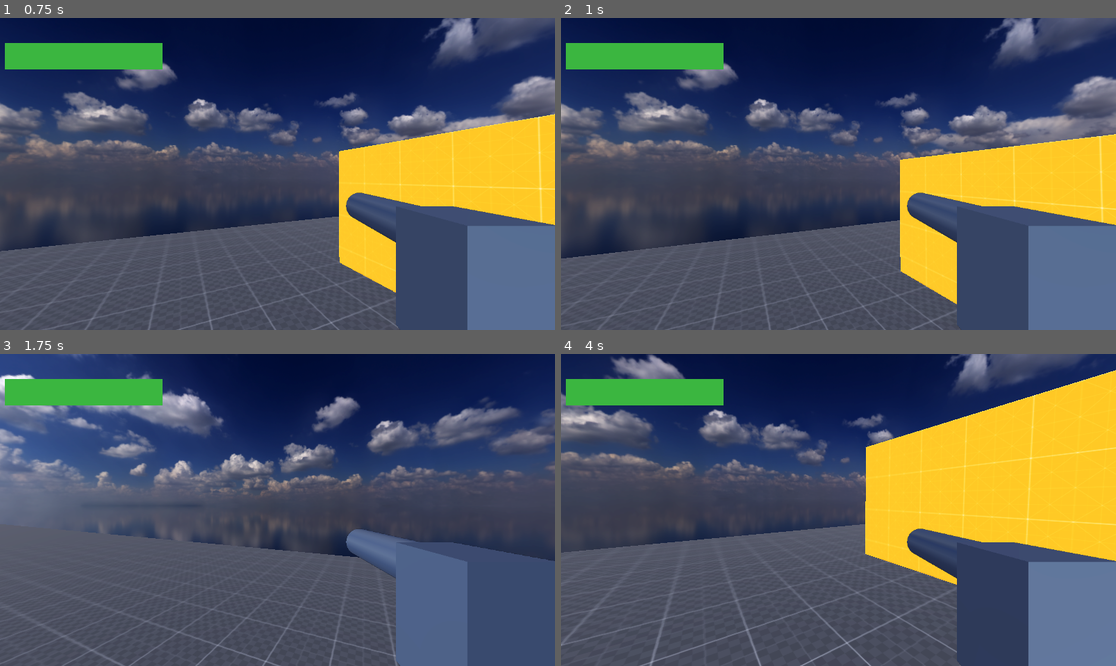
Above: before the commit, frames 1-4 (two rows, left to right).
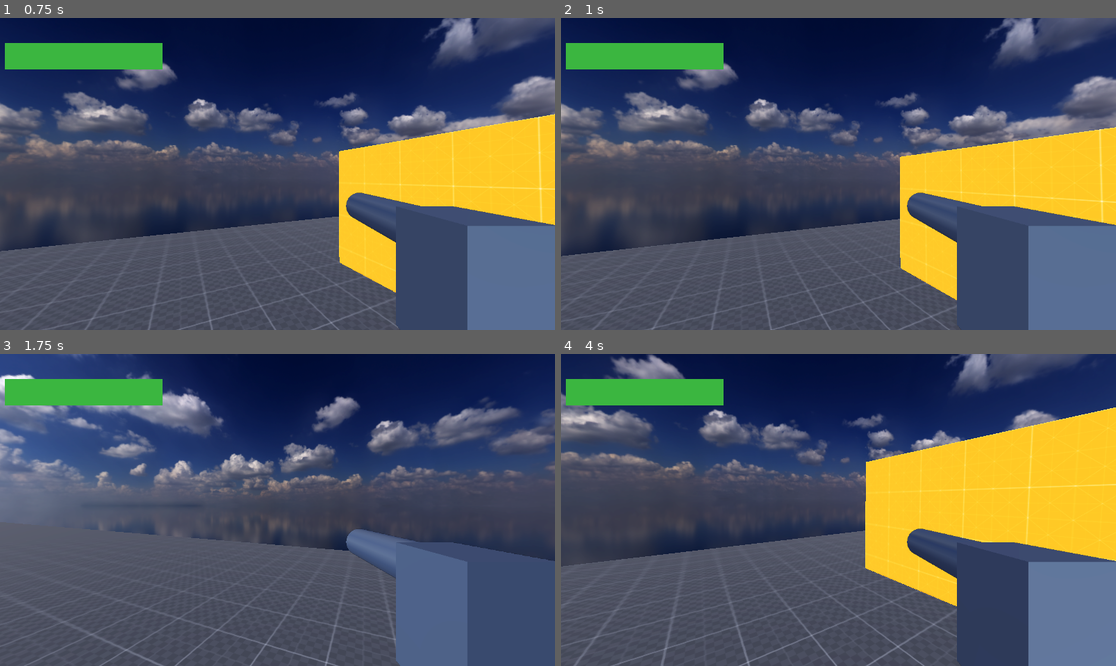
Above: after the commit, the same moments.

Repository: Inquisitor718/MadCow
Game: Godot game, scene res://scenes/main.tscn
Two runs of this game, one before a commit and one after it. Both use one fixed random seed, a clock stepped at 60 frames per second and the inputs below.
Inputs (mouse positions are in pixels of both pictures, inside the frame that each line leads up to):
- Up to frame 1 (0.75 s): tap Enter (ui_accept) at 0.5 s; move the mouse to (305, 174) at 0.52 s; hold V (Weapon_Up) from 0.53 s (still down); hold Ctrl (crouch) from 0.53 s (still down)
- Up to frame 2 (1 s): keep holding V (Weapon_Up); keep holding Ctrl (crouch); tap Space (jump) at 0.77 s; tap Shift (sprint) at 0.8 s
- Up to frame 3 (1.75 s): keep holding V (Weapon_Up); tap Space (jump) at 1.07, 1.52 s; move the mouse to (249, 510) at 1.27 s; release Ctrl (crouch) at 1.28 s; tap Shift (sprint) at 1.35 s; tap Enter (ui_accept) at 1.55 s
- Up to frame 4 (4 s): keep holding V (Weapon_Up); tap Space (jump) at 1.82, 2.3, 2.85, 3.02, 3.32, 3.77 s; move the mouse to (849, 503) at 2.02 s; tap Enter (ui_accept) at 2.1 s; move the mouse to (832, 516) at 2.77 s; tap Ctrl (crouch) at 3.05 s; move the mouse to (877, 513) at 3.52 s; press the mouse at (877, 513) at 3.53 s; tap Shift (sprint) at 3.8 s

Frame 1 is identical in both runs. In frame 2, 1.9% of the frame differs, in the area x 0-100%, y 34-100%; in frame 3, 1.4%; in frame 4, 8.2%, in the area x 0-100%, y 5-100%.
Error in both runs: Invalid access to property or key 'velocity_computed' on a base object of type 'null instance'. (res://scripts/enemy.gd:21)

Commit message:
Added Hopping

Diff:
--- a/madcow-decease/scenes/player_S_.tscn
+++ b/madcow-decease/scenes/player_S_.tscn
@@ -7,6 +7,45 @@
 [ext_resource type="Resource" uid="uid://cx5gjyikfb4nk" path="res://assets/weapon_resources/revolver.tres" id="4_w0gdg"]
 
 [sub_resource type="CapsuleShape3D" id="CapsuleShape3D_cvnsp"]
+
+[sub_resource type="Animation" id="Animation_v7hu7"]
+length = 0.001
+tracks/0/type = "value"
+tracks/0/imported = false
+tracks/0/enabled = true
+tracks/0/path = NodePath("Revolver:position")
+tracks/0/interp = 1
+tracks/0/loop_wrap = true
+tracks/0/keys = {
+"times": PackedFloat32Array(0),
+"transitions": PackedFloat32Array(1),
+"update": 0,
+"values": [Vector3(0.0178347, -1.33485, 0.000116378)]
+}
+tracks/1/type = "value"
+tracks/1/imported = false
+tracks/1/enabled = true
+tracks/1/path = NodePath("Revolver:visible")
+tracks/1/interp = 1
+tracks/1/loop_wrap = true
+tracks/1/keys = {
+"times": PackedFloat32Array(0),
+"transitions": PackedFloat32Array(1),
+"update": 1,
+"values": [false]
+}
+tracks/2/type = "value"
+tracks/2/imported = false
+tracks/2/enabled = true
+tracks/2/path = NodePath("Revolver:rotation")
+tracks/2/interp = 1
+tracks/2/loop_wrap = true
+tracks/2/keys = {
+"times": PackedFloat32Array(0),
+"transitions": PackedFloat32Array(1),
+"update": 0,
+"values": [Vector3(0, -3.14159, 0)]
+}
 
 [sub_resource type="Animation" id="Animation_aj78o"]
 resource_name = "RevolverActivate"
@@ -48,43 +87,32 @@
 "values": [Vector3(0, 0, 0), Vector3(0, 3.14159, 0)]
 }
 
-[sub_resource type="Animation" id="Animation_v7hu7"]
-length = 0.001
-tracks/0/type = "value"
-tracks/0/imported = false
-tracks/0/enabled = true
-tracks/0/path = NodePath("Revolver:position")
-tracks/0/interp = 1
-tracks/0/loop_wrap = true
-tracks/0/keys = {
-"times": PackedFloat32Array(0),
-"transitions": PackedFloat32Array(1),
-"update": 0,
-"values": [Vector3(0.0178347, -1.33485, 0.000116378)]
-}
-tracks/1/type = "value"
-tracks/1/imported = false
-tracks/1/enabled = true
-tracks/1/path = NodePath("Revolver:visible")
-tracks/1/interp = 1
-tracks/1/loop_wrap = true
-tracks/1/keys = {
-"times": PackedFloat32Array(0),
-"transitions": PackedFloat32Array(1),
-"update": 1,
-"values": [false]
-}
-tracks/2/type = "value"
-tracks/2/imported = false
-tracks/2/enabled = true
-tracks/2/path = NodePath("Revolver:rotation")
-tracks/2/interp = 1
-tracks/2/loop_wrap = true
-tracks/2/keys = {
-"times": PackedFloat32Array(0),
-"transitions": PackedFloat32Array(1),
-"update": 0,
-"values": [Vector3(0, -3.14159, 0)]
+[sub_resource type="Animation" id="Animation_jdn2x"]
+resource_name = "RevolverReload"
+length = 3.0
+tracks/0/type = "value"
+tracks/0/imported = false
+tracks/0/enabled = true
+tracks/0/path = NodePath("Revolver:position")
+tracks/0/interp = 1
+tracks/0/loop_wrap = true
+tracks/0/keys = {
+"times": PackedFloat32Array(0, 1.5, 3),
+"transitions": PackedFloat32Array(1, 1, 1),
+"update": 0,
+"values": [Vector3(0.329511, -0.280136, -0.370283), Vector3(0.329511, -0.915973, -0.370283), Vector3(0.329511, -0.280136, -0.370283)]
+}
+tracks/1/type = "value"
+tracks/1/imported = false
+tracks/1/enabled = true
+tracks/1/path = NodePath("Revolver:rotation")
+tracks/1/interp = 1
+tracks/1/loop_wrap = true
+tracks/1/keys = {
+"times": PackedFloat32Array(0, 1.5, 3),
+"transitions": PackedFloat32Array(1, 1, 1),
+"update": 0,
+"values": [Vector3(0, 3.14159, 0), Vector3(3.14159, 3.14159, 0), Vector3(0, 3.14159, 0)]
 }
 
 [sub_resource type="Animation" id="Animation_lk2ay"]
@@ -113,34 +141,6 @@
 "transitions": PackedFloat32Array(1, 1, 1),
 "update": 0,
 "values": [Vector3(0, 3.14159, 0), Vector3(-0.174533, 3.14159, 0), Vector3(0, 3.14159, 0)]
-}
-
-[sub_resource type="Animation" id="Animation_jdn2x"]
-resource_name = "RevolverReload"
-length = 3.0
-tracks/0/type = "value"
-tracks/0/imported = false
-tracks/0/enabled = true
-tracks/0/path = NodePath("Revolver:position")
-tracks/0/interp = 1
-tracks/0/loop_wrap = true
-tracks/0/keys = {
-"times": PackedFloat32Array(0, 1.5, 3),
-"transitions": PackedFloat32Array(1, 1, 1),
-"update": 0,
-"values": [Vector3(0.329511, -0.280136, -0.370283), Vector3(0.329511, -0.915973, -0.370283), Vector3(0.329511, -0.280136, -0.370283)]
-}
-tracks/1/type = "value"
-tracks/1/imported = false
-tracks/1/enabled = true
-tracks/1/path = NodePath("Revolver:rotation")
-tracks/1/interp = 1
-tracks/1/loop_wrap = true
-tracks/1/keys = {
-"times": PackedFloat32Array(0, 1.5, 3),
-"transitions": PackedFloat32Array(1, 1, 1),
-"update": 0,
-"values": [Vector3(0, 3.14159, 0), Vector3(3.14159, 3.14159, 0), Vector3(0, 3.14159, 0)]
 }
 
 [sub_resource type="AnimationLibrary" id="AnimationLibrary_lk2ay"]
@@ -178,7 +178,7 @@
 [node name="rig" type="Node3D" parent="Head/Camera3D/W_Manager"]
 
 [node name="Revolver" parent="Head/Camera3D/W_Manager/rig" instance=ExtResource("2_aj78o")]
-transform = Transform3D(-1, 0, -1.50996e-07, 0, 1, 0, 1.50996e-07, 0, -1, 0.0178347, -1.33485, 0.000116378)
+transform = Transform3D(-1, 0, -2.53518e-06, 0, 1, 0, 2.53518e-06, 0, -1, 0.0178347, -1.33485, 0.000116378)
 visible = false
 
 [node name="AnimationPlayer" type="AnimationPlayer" parent="Head/Camera3D/W_Manager/rig"]
@@ -191,6 +191,51 @@
 transform = Transform3D(1, 0, 0, 0, 1, 0, 0, 0, 1, 0.330302, -0.110232, -0.826832)
 
 [node name="CanvasLayer" type="CanvasLayer" parent="."]
+
+[node name="SubViewportContainer" type="SubViewportContainer" parent="CanvasLayer"]
+offset_right = 40.0
+offset_bottom = 40.0
+
+[node name="SubViewport" type="SubViewport" parent="CanvasLayer/SubViewportContainer"]
+transparent_bg = true
+handle_input_locally = false
+size = Vector2i(1152, 648)
+render_target_update_mode = 4
+
+[node name="GunCam" type="Camera3D" parent="CanvasLayer/SubViewportContainer/SubViewport"]
+transform = Transform3D(1, 0, 0, 0, 1, 0, 0, 0, 1, 0, 0.845099, 0)
+cull_mask = 2
+
+[node name="GunCounter" type="VBoxContainer" parent="CanvasLayer"]
+offset_right = 40.0
+offset_bottom = 40.0
+
+[node name="WeaponInfo" type="HBoxContainer" parent="CanvasLayer/GunCounter"]
+layout_mode = 2
+
+[node name="Label" type="Label" parent="CanvasLayer/GunCounter/WeaponInfo"]
+layout_mode = 2
+
+[node name="Label2" type="Label" parent="CanvasLayer/GunCounter/WeaponInfo"]
+layout_mode = 2
+
+[node name="AmmoInfo" type="HBoxContainer" parent="CanvasLayer/GunCounter"]
+layout_mode = 2
+
+[node name="Label" type="Label" parent="CanvasLayer/GunCounter/AmmoInfo"]
+layout_mode = 2
+
+[node name="Label2" type="Label" parent="CanvasLayer/GunCounter/AmmoInfo"]
+layout_mode = 2
+
+[node name="StackInfo" type="HBoxContainer" parent="CanvasLayer/GunCounter"]
+layout_mode = 2
+
+[node name="Label" type="Label" parent="CanvasLayer/GunCounter/StackInfo"]
+layout_mode = 2
+
+[node name="Label2" type="Label" parent="CanvasLayer/GunCounter/StackInfo"]
+layout_mode = 2
 
 [node name="HealthBar" type="ProgressBar" parent="CanvasLayer"]
 offset_left = 10.0
@@ -202,49 +247,4 @@
 value = 100.0
 show_percentage = false
 
-[node name="SubViewportContainer" type="SubViewportContainer" parent="CanvasLayer"]
-offset_right = 40.0
-offset_bottom = 40.0
-
-[node name="SubViewport" type="SubViewport" parent="CanvasLayer/SubViewportContainer"]
-transparent_bg = true
-handle_input_locally = false
-size = Vector2i(1152, 648)
-render_target_update_mode = 4
-
-[node name="GunCam" type="Camera3D" parent="CanvasLayer/SubViewportContainer/SubViewport"]
-transform = Transform3D(1, 0, 0, 0, 1, 0, 0, 0, 1, 0, 0.845099, 0)
-cull_mask = 2
-
-[node name="GunCounter" type="VBoxContainer" parent="CanvasLayer"]
-offset_right = 40.0
-offset_bottom = 40.0
-
-[node name="WeaponInfo" type="HBoxContainer" parent="CanvasLayer/GunCounter"]
-layout_mode = 2
-
-[node name="Label" type="Label" parent="CanvasLayer/GunCounter/WeaponInfo"]
-layout_mode = 2
-
-[node name="Label2" type="Label" parent="CanvasLayer/GunCounter/WeaponInfo"]
-layout_mode = 2
-
-[node name="AmmoInfo" type="HBoxContainer" parent="CanvasLayer/GunCounter"]
-layout_mode = 2
-
-[node name="Label" type="Label" parent="CanvasLayer/GunCounter/AmmoInfo"]
-layout_mode = 2
-
-[node name="Label2" type="Label" parent="CanvasLayer/GunCounter/AmmoInfo"]
-layout_mode = 2
-
-[node name="StackInfo" type="HBoxContainer" parent="CanvasLayer/GunCounter"]
-layout_mode = 2
-
-[node name="Label" type="Label" parent="CanvasLayer/GunCounter/StackInfo"]
-layout_mode = 2
-
-[node name="Label2" type="Label" parent="CanvasLayer/GunCounter/StackInfo"]
-layout_mode = 2
-
 [connection signal="animation_finished" from="Head/Camera3D/W_Manager/rig/AnimationPlayer" to="Head/Camera3D/W_Manager" method="_on_animation_player_animation_finished"]
--- a/madcow-decease/scripts/Player_S.gd
+++ b/madcow-decease/scripts/Player_S.gd
@@ -5,22 +5,12 @@
 @onready var gun_cam: Camera3D = $CanvasLayer/SubViewportContainer/SubViewport/GunCam
 
 var direction = Vector3.ZERO
+
 var on_floor := true
 
-# Health System
-@export var health = 100
+#health system
+@export var health =  100
 
-func dmg(amount):
-	health = max(0, health - amount)
-	$CanvasLayer/HealthBar.value = health
-	if health <= 0:
-		die()
-
-func die():
-	print("Player died!")
-	# You can add logic like: `queue_free()`, respawn, etc.
-
-# Speed Vars
 var speed_now = 5.0
 @export var speed_walk = 5.0
 @export var speed_sprint = 10.0
@@ -28,41 +18,65 @@
 const JUMP_VELOCITY = 4.5
 
 @export var mouse_sens = 0.4
+
 @export var lerp_speed = 10.0
+
+#crouch_depth = -0.64 * pcap.shape.height
 @export var dcrouch_speed = 4.0
 @export var ucrouch_speed = 6.5
 @onready var pcap = $CollisionShape3D
 
-# Bobbing Vars
+#bobbing vars
 @export var bob_timer := 0.0
 @export var bob_amplitude := 0.1
-@export var wbob_freq := 5.0
-@export var sbob_freq := 8.0
-@export var cbob_freq := 2.0
+@export var wbob_freq := 10.0
+@export var sbob_freq := 15.0
+@export var cbob_freq := 5.0
 @export var default_pos := Vector3.ZERO
 
-# Jumping Bob Vars
+#jumoing bob vars
 @export var lbob_offset = 0.0
 @export var land_v_min = -3.0
-@export var lbob_ampscl = 0.02
+@export var lbob_ampscl = 0.025
 
+#health system function for damage
+func dmg(HP):
+	if HP < health:
+		health -= HP
+	else:
+		health = 0
+	$CanvasLayer/HealthBar.value = health
+	if health < 0:
+		die()
+
+func die():
+	pass
+
+#mouse movement
 func _ready():
 	Input.set_mouse_mode(Input.MOUSE_MODE_CAPTURED)
 	default_pos = head.position
+
 	var mainenv = main_cam.get_environment()
 	gun_cam.set_environment(mainenv)
 
+
 func _input(event):
 	if event is InputEventMouseMotion:
-		rotate_y(deg_to_rad(event.relative.x * -mouse_sens))
-		head.rotate_x(deg_to_rad(event.relative.y * -mouse_sens))
+		rotate_y(deg_to_rad((event.relative.x) * mouse_sens * -1))
+		head.rotate_x(deg_to_rad((event.relative.y) * mouse_sens *-1))
 		head.rotation.x = clamp(head.rotation.x, deg_to_rad(-89), deg_to_rad(89))
 
-func _process(_delta):
+
+func _process(delta):
 	gun_cam.global_transform = main_cam.global_transform
 
+
 func _physics_process(delta: float) -> void:
-	# Crouch / Sprint
+
+
+
+# movement states
 	if Input.is_action_pressed("crouch"):
 		pcap.shape.height -= dcrouch_speed * delta
 		pcap.shape.height = clamp(pcap.shape.height, 0.72 , 2)
@@ -71,22 +85,27 @@
 		pcap.shape.height += ucrouch_speed * delta
 		pcap.shape.height = clamp(pcap.shape.height, 0.72, 2)
 		if abs(pcap.shape.height - 2.0) < 0.01:
-			if Input.is_action_pressed("sprint") and is_on_floor():
+			if Input.is_action_pressed("sprint") && is_on_floor():
 				speed_now = speed_sprint
 			else:
 				speed_now = speed_walk
 
-	# Gravity
+
+	# Add the gravity.
 	if not is_on_floor():
 		velocity += get_gravity() * delta
 
-	# Jump
-	if Input.is_action_just_pressed("ui_accept") and is_on_floor():
-		velocity.y = JUMP_VELOCITY
-
-	# Direction
+	# Handle jump.
+	if  is_on_floor():
+		if Input.is_action_just_pressed("ui_accept"):
+			velocity.y = JUMP_VELOCITY
+	else:
+		if Input.is_action_just_released("jump"):
+			velocity.y *= 0.5
+	# Get the input direction and handle the movement/deceleration.
+	# As good practice, you should replace UI actions with custom gameplay actions.
 	var input_dir := Input.get_vector("left", "right", "forward", "backward")
-	direction = lerp(direction, (transform.basis * Vector3(input_dir.x, 0, input_dir.y)).normalized(), delta * lerp_speed)
+	direction = lerp(direction , (transform.basis * Vector3(input_dir.x, 0, input_dir.y)).normalized() , delta * lerp_speed)
 	if direction:
 		velocity.x = direction.x * speed_now
 		velocity.z = direction.z * speed_now
@@ -94,7 +113,7 @@
 		velocity.x = move_toward(velocity.x, 0, speed_now)
 		velocity.z = move_toward(velocity.z, 0, speed_now)
 
-	#head bobbing
+#head bobbing
 	var is_mov = input_dir.length() > 0.01 and is_on_floor()
 	#keeps bob movement smooth for long runtimes by limiting value of bob_timer to principle values
 
@@ -114,10 +133,12 @@
 		head.position.x = lerp(head.position.x, default_pos.x, delta * lerp_speed)
 
 
-
 	move_and_slide()
 
-	# Landing detection and bob offset
+
+
+
+	# Landing detection and land offset {need to fix}
 	var just_landed = not on_floor and is_on_floor() and velocity.y < land_v_min
 	if just_landed:
 		var imp = clamp(abs(velocity.y) * lbob_ampscl, 0.0, 0.2)
--- a/madcow-decease/scripts/test_enemy.gd
+++ b/madcow-decease/scripts/test_enemy.gd
@@ -8,8 +8,9 @@
 
 
 # Called every frame. 'delta' is the elapsed time since the previous frame.
-func _process(delta: float) -> void:
+func _process(delta):
 	pass
+
 
 func Hit(dmg):
 	health -= dmg
